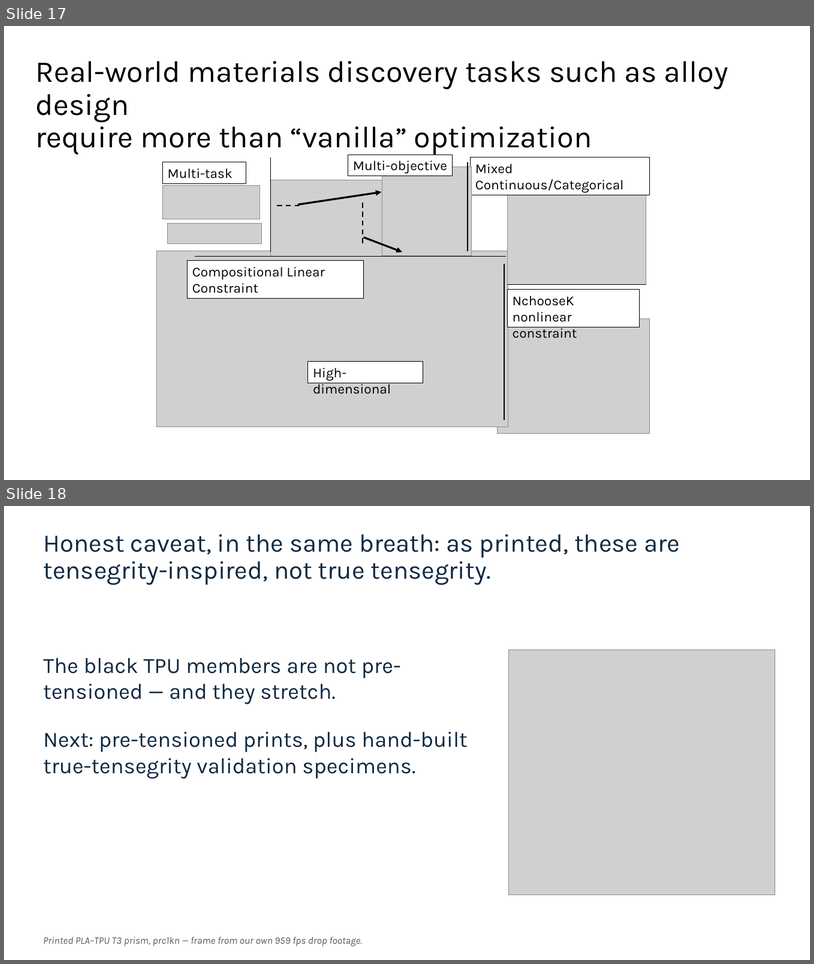
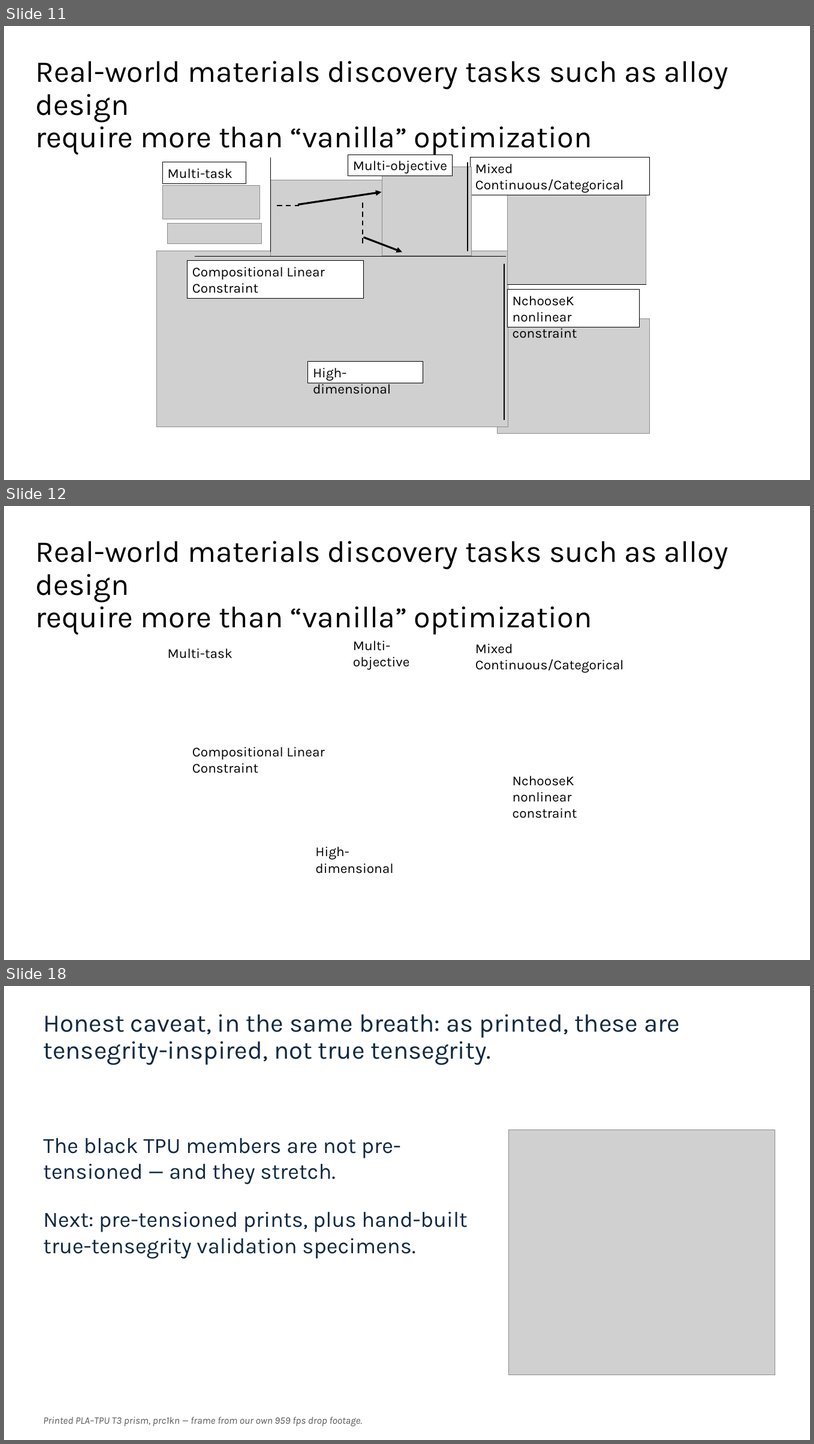
Before and after one commit to vertical-cloud-lab/tensegrity-optimization, a slide deck: presentation/Slide Decks/IDETC Supplement Slides (BO block + gap + video + accel).pptx. Shown one above the other, each under a label of ours: slides 17 and 18 before the commit, slides 11, 12 and 18 after it; the slides between them are not shown. The pictures are 814x964 and 814x1444 pixels, drawn with LibreOffice and Linux fonts; fonts in the diff are those of the drawing; grey boxes stand for pictures. Boxes give left, top, right and bottom in pixels: in the first picture for what was removed or moved away, otherwise in the second. Text is boxed around its words. In the diff, an @@ line names an element or a change of style, - is before the commit and + after.

```diff
--- a/presentation/Slide Decks/IDETC Supplement Slides (BO block + gap + video + accel).pptx
+++ b/presentation/Slide Decks/IDETC Supplement Slides (BO block + gap + video + accel).pptx
@@ slide 12 added at [4,506,810,960], background #FFFFFF @@
@@ title added at [35,541,729,635], 36 pt, text #000000 @@
+Real-world materials discovery tasks such as alloy design
+require more than “vanilla” optimization
@@ text added at [168,648,233,658], 16.1 pt, text #000000 @@
+Multi-task
@@ text added at [353,640,410,670], 16.1 pt, text #000000 @@
+Multi-objective
@@ text added at [476,643,624,673], 16.1 pt, text #000000 @@
+Mixed Continuous/Categorical
@@ text added at [192,747,324,773], 16.1 pt, text #000000 @@
+Compositional Linear Constraint
@@ text added at [513,775,578,818], 16.1 pt, text #000000 @@
+NchooseK
+nonlinear constraint
@@ text added at [315,846,393,873], 16.1 pt, text #000000 @@
+High-dimensional
@@ what was slide 17 is now slide 11 @@
```
Also in this commit, not shown: 5 other slides added, 6 slides removed, 12 other files.
